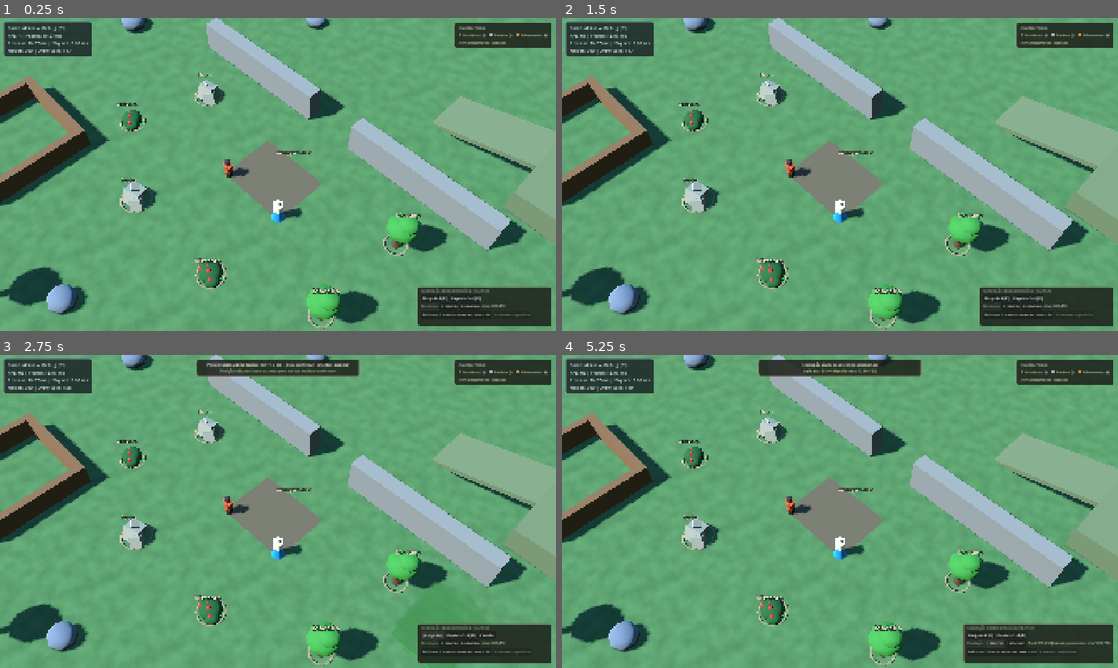
Above: before the commit, frames 1-4 (two rows, left to right).
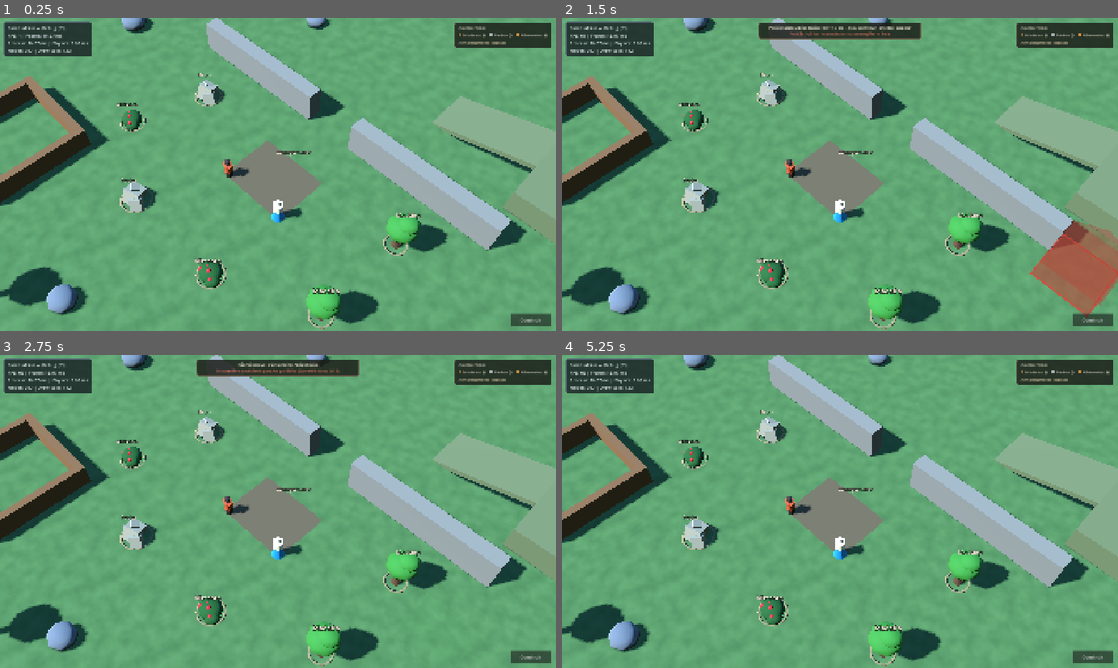
Above: after the commit, the same moments.

Repository: Julian0s/Dawn-of-Kin
Game: Godot game, scene res://src/main/main.tscn
Two runs of this game, one before a commit and one after it. Both use one fixed random seed, a clock stepped at 60 frames per second and the inputs below.
Inputs (mouse positions are in pixels of both pictures, inside the frame that each line leads up to):
- Up to frame 1 (0.25 s): no input
- Up to frame 2 (1.5 s): click (1095, 318) at 0.5 s, where only the run after the commit has a clickable "Construir"; click (1073, 271) at 1.25 s, where only the run after the commit has a clickable "Abrigo Básico Madeira: 12 Ped…"
- Up to frame 3 (2.75 s): click (433, 636) at 2 s, where only the run before the commit has a clickable "Abrigo 4×4 [F6]"
- Up to frame 4 (5.25 s): click (995, 636) at 2.75 s, where only the run before the commit has a clickable "[Abrigo 4×4]"; click (1029, 636) at 3.5 s, where only the run before the commit has a clickable "Depósito 5×4 [F7]"; click (1023, 636) at 4.25 s, where only the run before the commit has a clickable "[Depósito 5×4]"; click (1012, 642) at 5 s, where only the run before the commit has a clickable "1280×720"

The runs differ from the first frame. In frame 1, 3.1% of the frame differs, in the area x 5-100%, y 10-99%; in frame 2, 7.0%, in the area x 5-100%, y 1-99%; in frame 3, 3.7%; in frame 4, 5.0%.

Commit message:
feat(t3.5.1): adicionar catálogo de construção

Diff:
--- a/src/buildings/placement_test_overlay.gd
+++ b/src/buildings/placement_test_overlay.gd
@@ -86,12 +86,27 @@
 	if event is InputEventKey:
 		var key_ev: InputEventKey = event as InputEventKey
 		if key_ev.pressed and not key_ev.echo:
-			if key_ev.physical_keycode == KEY_F6 and _shelter_def != null:
+			if key_ev.physical_keycode == KEY_F8:
+				_bar_panel.visible = not _bar_panel.visible
+				_consume_viewport_input()
+			elif key_ev.physical_keycode == KEY_F6 and _shelter_def != null:
 				_toggle_definition(_shelter_def)
 				_consume_viewport_input()
 			elif key_ev.physical_keycode == KEY_F7 and _depot_def != null:
 				_toggle_definition(_depot_def)
 				_consume_viewport_input()
+
+
+func set_development_controls_visible(enabled: bool) -> void:
+	_build_ui()
+	_bar_panel.visible = enabled
+
+
+func use_game_catalog() -> void:
+	_build_ui()
+	_shelter_btn.visible = false
+	_depot_btn.visible = false
+	_bar_panel.visible = false
 
 
 func configure(
--- a/src/main/main.gd
+++ b/src/main/main.gd
@@ -99,6 +99,12 @@
 			_construction_sites_root
 		)
 		_placement_test_overlay.configure_test_workers(_test_workers_controller)
+		_placement_test_overlay.use_game_catalog()
+	if _placement_controller != null:
+		var construction_hud := ConstructionHud.new()
+		construction_hud.name = "ConstructionHud"
+		$UiLayer.add_child(construction_hud)
+		construction_hud.configure(_placement_controller, [SHELTER_BASIC_DEFINITION, STORAGE_DEPOT_DEFINITION])
 
 
 func _setup_construction(world_nav: WorldNavigation) -> void:
--- /dev/null
+++ b/src/ui/construction_hud.gd
@@ -0,0 +1,83 @@
+class_name ConstructionHud
+extends Control
+
+var _controller: PlacementController
+var _catalog: PanelContainer
+var _toggle: Button
+var _entries: VBoxContainer
+
+
+func _input(event: InputEvent) -> void:
+	if _catalog != null and _catalog.visible and event is InputEventKey:
+		var key_event := event as InputEventKey
+		if key_event.pressed and not key_event.echo and key_event.keycode == KEY_ESCAPE:
+			_catalog.visible = false
+			get_viewport().set_input_as_handled()
+
+
+func _ready() -> void:
+	set_anchors_and_offsets_preset(Control.PRESET_FULL_RECT)
+	mouse_filter = Control.MOUSE_FILTER_IGNORE
+	_toggle = Button.new()
+	_toggle.name = "BuildButton"
+	_toggle.text = "Construir"
+	_toggle.focus_mode = Control.FOCUS_NONE
+	_toggle.set_anchors_preset(Control.PRESET_BOTTOM_RIGHT)
+	_toggle.offset_left = -156.0
+	_toggle.offset_top = -60.0
+	_toggle.offset_right = -16.0
+	_toggle.offset_bottom = -16.0
+	_toggle.pressed.connect(_toggle_catalog)
+	add_child(_toggle)
+	_catalog = PanelContainer.new()
+	_catalog.name = "Catalog"
+	_catalog.set_anchors_preset(Control.PRESET_BOTTOM_RIGHT)
+	_catalog.offset_left = -286.0
+	_catalog.offset_top = -242.0
+	_catalog.offset_right = -16.0
+	_catalog.offset_bottom = -68.0
+	_catalog.mouse_filter = Control.MOUSE_FILTER_STOP
+	_catalog.add_theme_stylebox_override(&"panel", HudStyle.create_panel_style())
+	_catalog.visible = false
+	add_child(_catalog)
+	var margin := MarginContainer.new()
+	for side: StringName in [&"margin_left", &"margin_right", &"margin_top", &"margin_bottom"]:
+		margin.add_theme_constant_override(side, 10)
+	_catalog.add_child(margin)
+	_entries = VBoxContainer.new()
+	_entries.add_theme_constant_override(&"separation", 8)
+	margin.add_child(_entries)
+
+
+func configure(controller: PlacementController, definitions: Array[BuildingDefinition]) -> void:
+	if is_instance_valid(_controller) and _controller.placement_started.is_connected(_on_placement_started):
+		_controller.placement_started.disconnect(_on_placement_started)
+	_controller = controller
+	if is_instance_valid(_controller):
+		_controller.placement_started.connect(_on_placement_started)
+	for child: Node in _entries.get_children():
+		child.queue_free()
+	for def: BuildingDefinition in definitions:
+		if def == null or not def.is_valid():
+			continue
+		var entry := Button.new()
+		entry.name = String(def.definition_id)
+		entry.focus_mode = Control.FOCUS_NONE
+		entry.text = "%s\nMadeira: %d   Pedra: %d" % [def.display_name, int(def.costs.get(&"wood", 0)), int(def.costs.get(&"stone", 0))]
+		entry.custom_minimum_size.y = 62.0
+		entry.pressed.connect(_select_definition.bind(def))
+		_entries.add_child(entry)
+
+
+func _toggle_catalog() -> void:
+	_catalog.visible = not _catalog.visible
+
+
+func _select_definition(definition: BuildingDefinition) -> void:
+	_catalog.visible = false
+	if is_instance_valid(_controller):
+		_controller.start_placement(definition)
+
+
+func _on_placement_started(_definition: BuildingDefinition) -> void:
+	_catalog.visible = false
Not shown, added: src/ui/construction_hud.gd.uid
